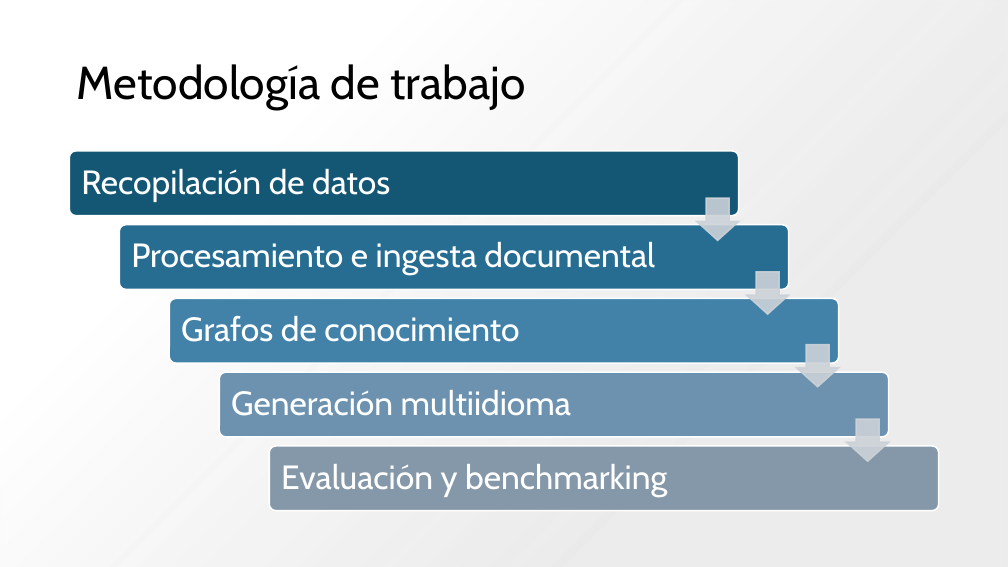
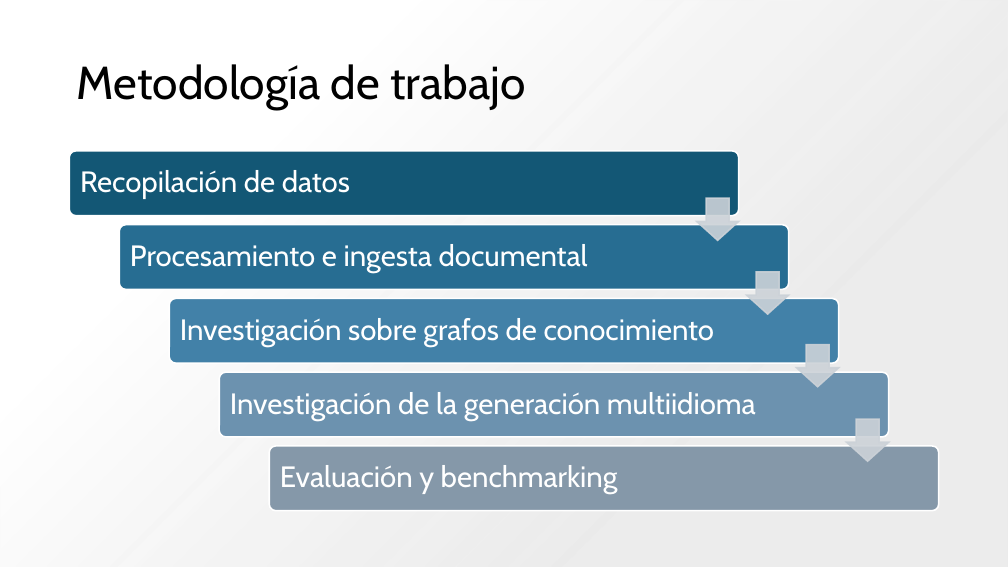
Before and after one commit to sofinegue/TFG-RAG, a slide deck: slide 6 of doc/20260227_Presentacion_AnexoB.pptx. Drawn at 1008x567 pixels with LibreOffice and Linux fonts; fonts in the diff are those of the drawing. Boxes give left, top, right and bottom in pixels: in the first picture for what was removed or moved away, otherwise in the second. Text is boxed around its words. In the diff, an @@ line names an element or a change of style, - is before the commit and + after.

```diff
--- a/doc/20260227_Presentacion_AnexoB.pptx
+++ b/doc/20260227_Presentacion_AnexoB.pptx
@@ text at box(180, 318, 715, 347): text changed; size 32 to 28 pt @@
-Grafos de conocimiento
+Investigación sobre grafos de conocimiento
@@ text at box(230, 392, 756, 421): text changed; size 32 to 28 pt @@
-Generación multiidioma
+Investigación de la generación multiidioma
@@ size 32 to 28 pt; less space between paragraphs in 3 elements at box(80, 170, 350, 199), box(130, 244, 588, 273), box(280, 465, 618, 494) @@
```
Also in this commit, not shown: 2 other slides changed, 3 other files.
